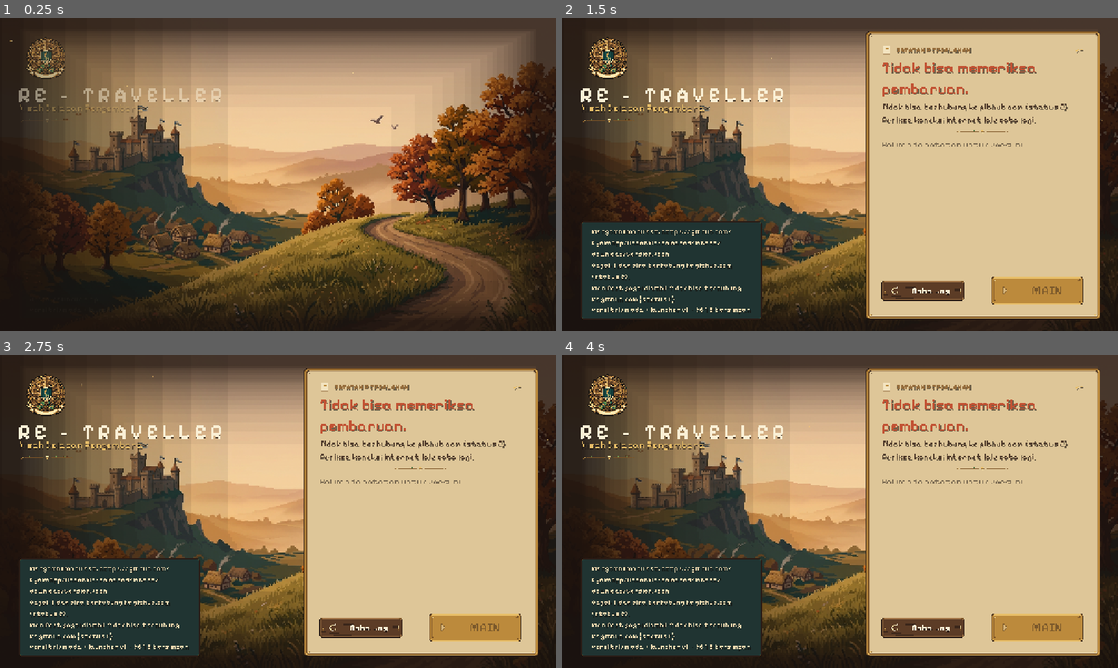
Above: before the commit, frames 1-4 (two rows, left to right).
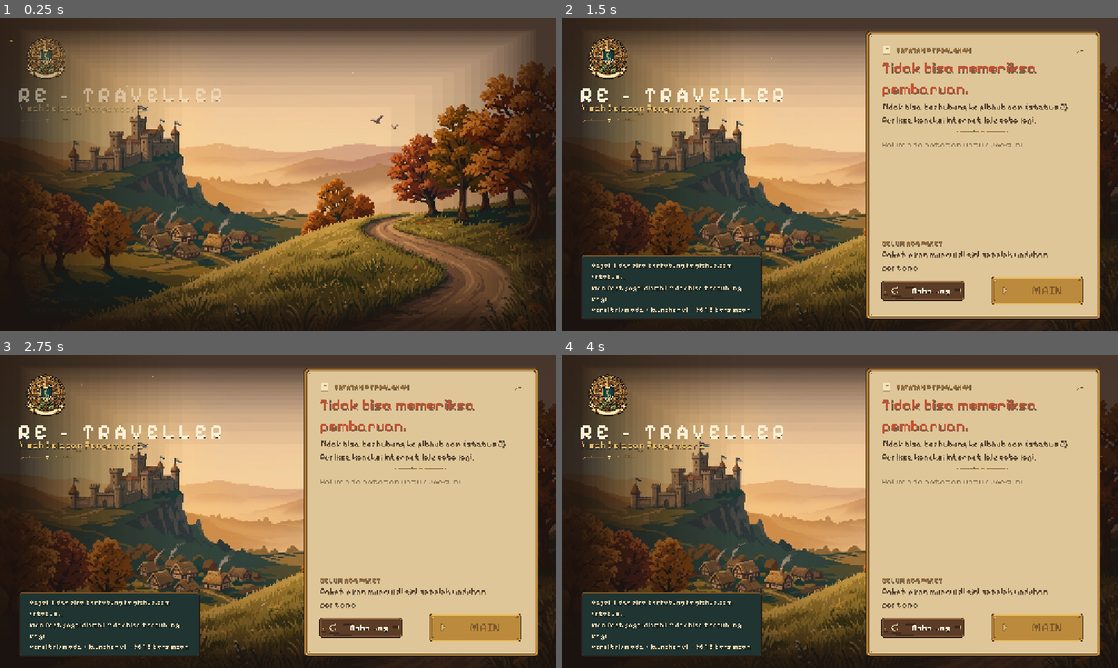
Above: after the commit, the same moments.

Repository: KyokoApp/GodotMe
Game: Godot game, scene res://scenes/Launcher.tscn
Same seed, same stepped clock (60 frames per second), same inputs: the game is played once before the commit and once after it.
Inputs:
- Up to frame 1 (0.25 s): no input
- Up to frame 2 (1.5 s): click "Coba Lagi" at 0.5 s; click "Coba Lagi" at 1.25 s
- Up to frame 3 (2.75 s): click "Coba Lagi" at 2 s
- Up to frame 4 (4 s): no input

The runs differ from the first frame. In frame 1, 3.8% of the frame differs, in the area x 9-38%, y 8-87%; in frame 2, 7.1%, in the area x 3-88%, y 8-92%; in frame 3, 7.1%; in frame 4, 7.0%.

Commit message:
design(launcher): softer scrim, compact journal, sprite bullets, installed-package list
Co-authored-by: arena-agent <297053741+arena-agent@users.noreply.github.com>

Diff:
--- a/launcher/scenes/Launcher.tscn
+++ b/launcher/scenes/Launcher.tscn
@@ -12,6 +12,7 @@
 [ext_resource type="Texture2D" path="res://ui/textures/icon_scroll.png" id="9_scroll"]
 [ext_resource type="Texture2D" path="res://ui/textures/icon_play.png" id="10_play"]
 [ext_resource type="Texture2D" path="res://ui/textures/icon_retry.png" id="11_retry"]
+[ext_resource type="Texture2D" path="res://ui/textures/icon_check.png" id="13_check"]
 
 [node name="Launcher" type="Control"]
 layout_mode = 3
@@ -287,6 +288,21 @@
 fit_content = true
 scroll_active = false
 
+[node name="PackSection" type="VBoxContainer" parent="SafeArea/Columns/Right/Pad/Content"]
+layout_mode = 2
+theme_override_constants/separation = 4
+
+[node name="PackHeading" type="Label" parent="SafeArea/Columns/Right/Pad/Content/PackSection"]
+layout_mode = 2
+theme_type_variation = &"PanelHeading"
+text = "PAKET TERPASANG"
+
+[node name="PackRows" type="GridContainer" parent="SafeArea/Columns/Right/Pad/Content/PackSection"]
+layout_mode = 2
+columns = 3
+theme_override_constants/h_separation = 10
+theme_override_constants/v_separation = 2
+
 [node name="ButtonRow" type="HBoxContainer" parent="SafeArea/Columns/Right/Pad/Content"]
 layout_mode = 2
 theme_override_constants/separation = 14
--- a/launcher/scripts/Launcher.gd
+++ b/launcher/scripts/Launcher.gd
@@ -24,6 +24,8 @@
 @onready var _speed_label: Label = $SafeArea/Columns/Right/Pad/Content/ProgressBlock/BarMeta/SpeedLabel
 @onready var _changelog: ScrollContainer = $SafeArea/Columns/Right/Pad/Content/Changelog
 @onready var _changelog_text: RichTextLabel = $SafeArea/Columns/Right/Pad/Content/Changelog/ChangelogText
+@onready var _pack_rows: GridContainer = $SafeArea/Columns/Right/Pad/Content/PackSection/PackRows
+@onready var _pack_heading: Label = $SafeArea/Columns/Right/Pad/Content/PackSection/PackHeading
 @onready var _retry_button: Button = $SafeArea/Columns/Right/Pad/Content/ButtonRow/RetryButton
 @onready var _play_button: Button = $SafeArea/Columns/Right/Pad/Content/ButtonRow/PlayButton
 @onready var _dust: CPUParticles2D = $Dust
@@ -56,6 +58,7 @@
 
 	_refresh_status_line()
 	_render_log_tail()
+	_render_pack_rows()
 	_play_entrance()
 	_start_ken_burns()
 	_start_sparkles()
@@ -219,6 +222,7 @@
 		_pulse_play_button(false)
 
 	_render_changelog(ctx)
+	_render_pack_rows()
 	_refresh_status_line()
 
 	if Cfg.autoplay_enabled() and can_play and state == Updater.State.READY and not _autoplay_done:
@@ -267,6 +271,50 @@
 
 func _on_plan_ready(_manifest: Dictionary, _plan: Array) -> void:
 	_refresh_status_line()
+	_render_pack_rows()
+
+
+## Show what is actually installed, package by package. This is the clearest
+## proof to a player that updates are modular: one row per .pck.
+func _render_pack_rows() -> void:
+	if _pack_rows == null:
+		return
+	var meta := Store.active_meta()
+	var packs: Array = meta.get("packages", [])
+	for child in _pack_rows.get_children():
+		child.queue_free()
+	if packs.is_empty():
+		_pack_heading.text = "BELUM ADA PAKET"
+		var empty := Label.new()
+		empty.text = "Paket akan muncul di sini setelah unduhan pertama."
+		empty.theme_type_variation = &"DetailLabel"
+		empty.autowrap_mode = TextServer.AUTOWRAP_WORD_SMART
+		empty.custom_minimum_size = Vector2(460, 0)
+		_pack_rows.add_child(empty)
+		_pack_rows.columns = 1
+		return
+	_pack_rows.columns = 3
+	_pack_heading.text = "PAKET TERPASANG (%d)" % packs.size()
+	for pkg in packs:
+		var name_lbl := Label.new()
+		name_lbl.text = String(pkg.get("name", "?"))
+		name_lbl.theme_type_variation = &"DetailLabel"
+		_pack_rows.add_child(name_lbl)
+
+		var size_lbl := Label.new()
+		size_lbl.text = Util.human_size(int(pkg.get("size", 0))).rpad(9)
+		size_lbl.theme_type_variation = &"DetailLabel"
+		size_lbl.add_theme_color_override("font_color", UiTheme.COL_INK_FAINT)
+		_pack_rows.add_child(size_lbl)
+
+		var tick := TextureRect.new()
+		tick.texture = load("res://ui/textures/icon_check.png")
+		tick.custom_minimum_size = Vector2(16, 16)
+		tick.expand_mode = TextureRect.EXPAND_IGNORE_SIZE
+		tick.stretch_mode = TextureRect.STRETCH_KEEP_ASPECT_CENTERED
+		tick.size_flags_vertical = Control.SIZE_SHRINK_CENTER
+		tick.modulate = Color(1, 1, 1, 0.9) if Store.pack_ready(pkg) else Color(1, 0.5, 0.4, 0.9)
+		_pack_rows.add_child(tick)
 
 
 func _render_changelog(ctx: Dictionary) -> void:
@@ -276,13 +324,13 @@
 		if not Updater.manifest.is_empty():
 			lines = Manifest.changelog_lines(Updater.manifest)
 	if lines.is_empty():
-		_changelog_text.text = "[i][color=#7a6a52]Belum ada catatan untuk versi ini.[/color][/i]"
+		_changelog_text.text = "[i][color=#8a775e]Belum ada catatan untuk versi ini.[/color][/i]"
 		return
 	for i in lines.size():
 		var line := lines[i].strip_edges()
 		if line == "":
 			continue
-		bb += "[color=#c9a35a]◆[/color]  " + line
+		bb += "[img=14x14]res://ui/textures/fx_spark.png[/img]  " + line
 		if i < lines.size() - 1:
 			bb += "\n"
 	_changelog_text.text = bb
@@ -304,10 +352,15 @@
 
 
 func _render_log_tail() -> void:
-	var lines := Log.tail(3)
+	# keep the journal to two short lines: wrap-around text in a 44px strip
+	# used to overlap itself
+	var lines := Log.tail(2)
 	var out := PackedStringArray()
 	for e in lines:
-		out.append(String(e.get("text", "")))
+		var txt := String(e.get("text", ""))
+		if txt.length() > 52:
+			txt = txt.substr(0, 50) + "…"
+		out.append(txt)
 	_log_lines.text = "\n".join(out)
 	if _log_lines.text == "":
 		_log_lines.text = "Jurnal peluncur siap…"
Binary file changed: launcher/ui/textures/overlay_scrim_left.png
Not shown, changed: tools/gen_backdrop.py
